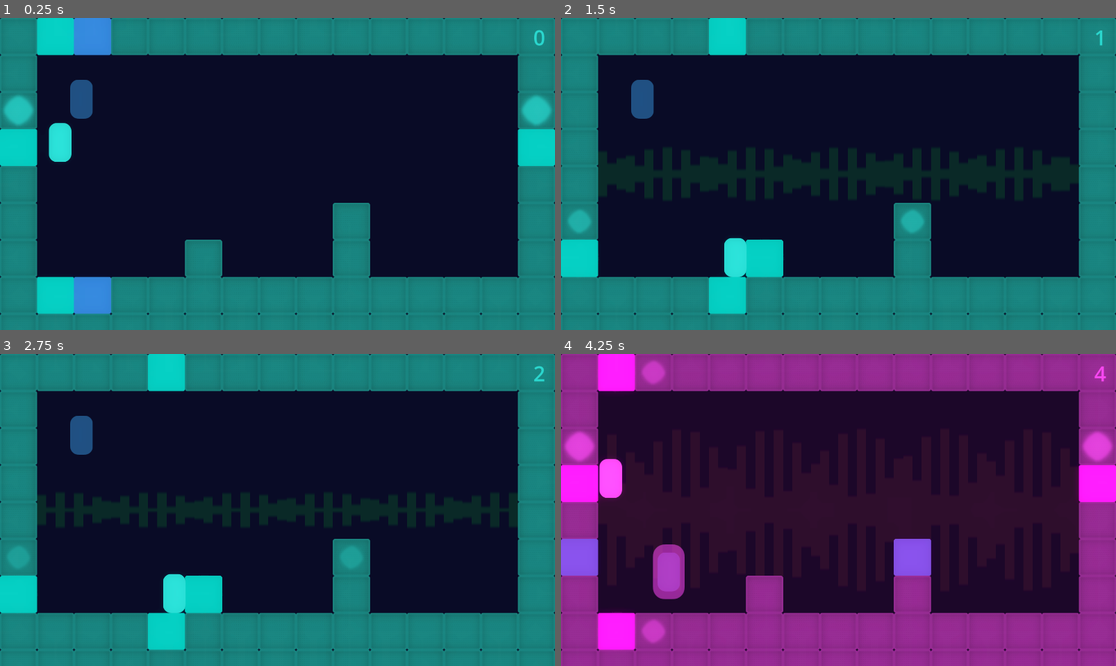
Above: before the commit, frames 1-4 (two rows, left to right).
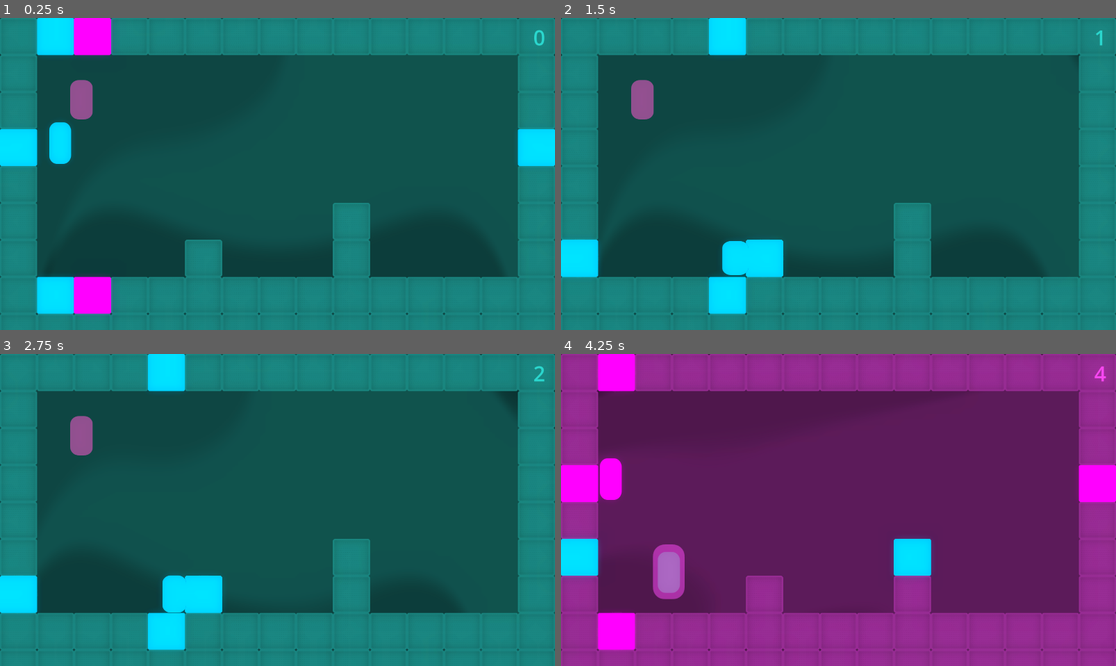
Above: after the commit, the same moments.

Repository: helenaruizs/loop-loop
Game: Godot game, scene res://scenes/main.tscn
Two runs of this game, one before a commit and one after it. Both use one fixed random seed, a clock stepped at 60 frames per second and the inputs below.
Inputs (mouse positions are in pixels of both pictures, inside the frame that each line leads up to):
- Up to frame 1 (0.25 s): no input
- Up to frame 2 (1.5 s): tap Enter at 0.5 s; move the mouse to (960, 158) at 0.52 s; hold D (move_right) 0.53-1.25 s; tap Space (jump) at 0.6, 0.77, 1.07 s; click (960, 158) at 0.67 s; drag from (727, 189) to (577, 36) at 1.27 s
- Up to frame 3 (2.75 s): move the mouse to (333, 441) at 2.02 s; hold D (move_right) from 2.03 s (still down); tap Delete at 2.1 s; tap Space (jump) at 2.3 s
- Up to frame 4 (4.25 s): release D (move_right) at 2.75 s; drag from (810, 572) to (1021, 631) at 2.77 s; move the mouse to (1005, 556) at 3.52 s; hold A (move_left) from 3.53 s (still down); tap 2 at 3.6 s; tap Space (jump) at 3.77, 3.8, 4.07 s

The runs differ from the first frame. In frame 1, 65% of the frame differs, in the area x 0-100%, y 0-96%; in frame 2, 63%; in frame 3, 63%; in frame 4, 65%.

Commit message:
the game is pretty neat!

Diff:
--- a/assets/materials/bg.gdshader
+++ b/assets/materials/bg.gdshader
@@ -1,39 +1,35 @@
 shader_type canvas_item;
 
-uniform int bar_count = 32;
-uniform float hype = 0.0; // Set from script, 0 (no bars) to 1 (max bars)
-uniform vec4 bar_color : source_color = vec4(0.8, 0.5, 1.0, 1.0);
-uniform vec4 bg_color : source_color = vec4(0.08, 0.04, 0.12, 1.0);
+// Background colors
+uniform vec4 color_a : source_color = vec4(1, 0.3, 0.7, 1);
+uniform vec4 color_b : source_color = vec4(0.3, 1, 0.8, 1);
+uniform vec4 color_c : source_color = vec4(0.2, 0.3, 1, 1);
+
+// Swirl controls
+uniform float swirl_intensity = 0.08;  // Default is subtle (try 0.02 - 0.12)
+uniform float swirl_speed = 0.2;       // Default slow, try 0.1 - 1.0
+uniform float swirl_direction = 0.0;   // In radians (0 = right, PI/2 = up)
 
 void fragment() {
-    vec2 uv = UV;
-    float center_y = 0.5;
+    vec2 center = vec2(0.5, 0.5);
+    vec2 dir_vec = vec2(cos(swirl_direction), sin(swirl_direction));
 
-    // Determine which bar this is (0 to bar_count-1)
-    float bar = floor(uv.x * float(bar_count));
-    float bar_center = (bar + 0.5) / float(bar_count);
+    // Swirl amount modulated by distance from center and time
+    float swirl = swirl_intensity;
+    float time = TIME * swirl_speed;
+    float swirl_val = swirl * sin(dot(UV - center, dir_vec) * 8.0 + time);
 
-    // Pseudo-random "energy" per bar, animated
-    float t = TIME * 0.8 + bar * 0.3;
-    float bar_energy = (sin(t * 1.7 + bar * 2.3) * 0.5 + 0.5); // 0..1
-    // Or use a hash for more randomness:
-    // float bar_energy = fract(sin(bar * 91.9 + TIME * 2.0) * 43758.5453);
+    // Polar swirl
+    float angle = atan(UV.y - center.y, UV.x - center.x) + swirl_val * length(UV - center);
+    float len = length(UV - center);
+    vec2 swirl_uv = center + len * vec2(cos(angle), sin(angle));
 
-    // Multiply by overall hype
-    float bar_height = hype * (0.18 + bar_energy * 0.82); // 0.18 min height for visual interest
+    // Animated background color
+    float t = time * 0.5;
+    float mask_a = smoothstep(0.3, 0.7, sin(t + swirl_uv.x * 4.0 + swirl_uv.y * 3.0));
+    float mask_b = smoothstep(0.3, 0.7, sin(t * 1.2 - swirl_uv.y * 5.0));
+    float mask_c = 1.0 - mask_a - mask_b;
+    vec4 base_color = color_a * mask_a + color_b * mask_b + color_c * mask_c;
 
-    // Mirrored: top and bottom from center_y
-    float dist_from_center = abs(uv.y - center_y);
-    float is_bar = step(dist_from_center, bar_height * 0.5); // half because it's mirrored
-
-    // Soft edge (fade out)
-    float edge = 0.012;
-    float fade = smoothstep(bar_height * 0.5, bar_height * 0.5 - edge, dist_from_center);
-
-    // Only draw bars at bar locations, fade between bars
-    float bar_mask = smoothstep(0.47, 0.5, 1.0 - abs(uv.x - bar_center) * float(bar_count)); // widen bars
-
-    vec4 color = mix(bg_color, bar_color, fade * bar_mask);
-
-    COLOR = color;
+    COLOR = base_color;
 }
--- a/assets/materials/bg_effect.tres
+++ b/assets/materials/bg_effect.tres
@@ -4,7 +4,9 @@
 
 [resource]
 shader = ExtResource("1_1qexp")
-shader_parameter/bar_count = 60
-shader_parameter/hype = 0.23500000000058208
-shader_parameter/bar_color = Color(0.14, 0.14, 0.14, 1)
-shader_parameter/bg_color = Color(0.08, 0.04, 0.12, 1)
+shader_parameter/color_a = Color(0.26, 0.26, 0.26, 1)
+shader_parameter/color_b = Color(0.22, 0.22, 0.22, 1)
+shader_parameter/color_c = Color(0.31, 0.31, 0.31, 1)
+shader_parameter/swirl_intensity = 2.0350000000034925
+shader_parameter/swirl_speed = 0.2
+shader_parameter/swirl_direction = 0.0
--- /dev/null
+++ b/assets/materials/color_effect.tres
@@ -0,0 +1,34 @@
+[gd_resource type="ShaderMaterial" load_steps=2 format=3 uid="uid://bvh3ihx70dtn6"]
+
+[sub_resource type="Shader" id="Shader_qqr4u"]
+code = "shader_type canvas_item;
+render_mode unshaded;
+uniform vec4 blink_color : source_color;
+uniform float blink_intensity = 0.0;
+uniform vec4 albedo_color : source_color = vec4(1.0, 1.0, 1.0, 1.0);
+
+void fragment() {
+    vec4 color = texture(TEXTURE, UV);
+
+    // Apply albedo tint (multiplicative)
+    color.rgb *= albedo_color.rgb;
+    color.a *= albedo_color.a;
+
+    // Mix with blink color, respecting alpha and intensity
+    color = mix(color, blink_color, blink_intensity * color.a);
+
+    COLOR = color;
+}
+
+//void light() {
+//	// Called for every pixel for every light affecting the CanvasItem.
+//	// Uncomment to replace the default light processing function with this one.
+//}
+"
+
+[resource]
+resource_local_to_scene = true
+shader = SubResource("Shader_qqr4u")
+shader_parameter/blink_color = Color(1, 1, 1, 1)
+shader_parameter/blink_intensity = 0.0
+shader_parameter/albedo_color = Color(0.63, 0.63, 0.63, 1)
--- a/characters/character.gd
+++ b/characters/character.gd
@@ -1,6 +1,12 @@
 class_name Character
 
 extends CharacterBody2D
+
+# Tweak these values for your look:
+const NORMAL_SCALE: Vector2 = Vector2(1, 1)
+const JUMP_STRETCH: Vector2 = Vector2(0.95, 1.1)  # Tall and thin
+const LAND_SQUASH: Vector2 = Vector2(1.24, 0.78)   # Short and wide
+const TWEEN_TIME: float = 0.08
 
 @onready var ray_down: RayCast2D = $RayDown
 @onready var ray_up: RayCast2D = $RayUp
@@ -19,6 +25,7 @@
 @export var jump_buffer_duration: float = 0.14
 @export var jump_power := -1100.0
 
+var hl_color: Color
 var character_color: Color
 # cache the rays and their last‐hit markers
 var last_hits: Dictionary[RayCast2D, Area2D]= {}
@@ -29,6 +36,8 @@
 var coyote_timer: float = 0.0
 var jump_buffer: float = 0.0
 var is_current := false
+
+var is_jumping := false
 
 var marker_active_rays: Dictionary = {} # marker : count of rays touching
 
@@ -65,23 +74,17 @@
 			var parent: = current_marker.get_parent()
 			marker_active_rays[current_marker] = marker_active_rays.get(current_marker, 0) + 1
 			if marker_active_rays[current_marker] == 1:
-				parent.on_marker_enter(character_color)
+				parent.on_marker_enter(self)
 			last_hits[ray] = current_marker
-		#var prev := last_hits[ray]
-		#var curr: Area2D = null
-		#if ray.is_colliding():
-			#curr = ray.get_collider() as Area2D
-#
-		## Exited?
-		#if prev and prev != curr and prev.get_parent().has_method("on_marker_exit"):
-			#prev.get_parent().on_marker_exit()
-#
-		## Entered?
-		#if curr and curr != prev and curr.get_parent().has_method("on_marker_enter"):
-			#curr.get_parent().on_marker_enter()
-#
-		## Store for next frame
-		#last_hits[ray] = curr
+
+
+
+func _tween_scale(target: Vector2) -> void:
+	sprite.scale = sprite.scale.lerp(target, 0.65)  # Immediate, or use Tween for smoother
+
+	# Or for smoothness (Tween v4+ style)
+	# var tw = create_tween()
+	# tw.tween_property(visual, "scale", target, TWEEN_TIME).set_trans(Tween.TRANS_SINE).set_ease(Tween.EASE_OUT)
 
 func char_physics_process(delta: float) -> void:
 	# Add the gravity.
@@ -113,6 +116,16 @@
 	if velocity.y < 0.0 and Input.is_action_just_released("jump"):
 		velocity.y *= 0.45  # adjust multiplier for more/less cut
 
+		# Detect jump start (leaving the floor)
+	if not is_on_floor() and !is_jumping:
+		is_jumping = true
+		_tween_scale(JUMP_STRETCH)
+# Detect landing (touching the floor after falling)
+	elif is_on_floor() and is_jumping:
+		is_jumping = false
+		_tween_scale(LAND_SQUASH)
+		await get_tree().create_timer(TWEEN_TIME).timeout
+		_tween_scale(NORMAL_SCALE)
 	# Get the input direction and handle the movement/deceleration.
 	# As good practice, you should replace UI actions with custom gameplay actions.
 	# — HORIZONTAL INPUT & SMOOTH MOVE —
@@ -133,5 +146,6 @@
 func set_shader_intensity(intensity: float) -> void:
 	sprite.material.set_shader_parameter("blink_intensity", intensity)
 
-func set_shader_albedo(color: Color) -> void:
-	sprite.material.set_shader_parameter("albedo_color", color)
+func set_shader_colors(albedo: Color, hl: Color) -> void:
+	sprite.material.set_shader_parameter("albedo_color", albedo)
+	sprite.material.set_shader_parameter("blink_color", hl)
--- a/characters/character.tscn
+++ b/characters/character.tscn
@@ -1,7 +1,8 @@
-[gd_scene load_steps=13 format=3 uid="uid://b8ml3toppckaw"]
+[gd_scene load_steps=12 format=3 uid="uid://b8ml3toppckaw"]
 
 [ext_resource type="Texture2D" uid="uid://hwemwogt4u0n" path="res://assets/characters/character_01.png" id="1_54qew"]
 [ext_resource type="Script" uid="uid://kps3tqps72sn" path="res://characters/character.gd" id="1_qqr4u"]
+[ext_resource type="Material" uid="uid://bvh3ihx70dtn6" path="res://assets/materials/color_effect.tres" id="2_mdkfl"]
 [ext_resource type="Texture2D" uid="uid://b8qv15rnaf08b" path="res://assets/characters/character_blink.png" id="3_3fwhk"]
 
 [sub_resource type="Animation" id="Animation_qqr4u"]
@@ -93,39 +94,6 @@
 radius = 37.0
 height = 124.0
 
-[sub_resource type="Shader" id="Shader_qqr4u"]
-code = "shader_type canvas_item;
-
-uniform vec4 blink_color : source_color;
-uniform float blink_intensity = 0.0;
-uniform vec4 albedo_color : source_color = vec4(1.0, 1.0, 1.0, 1.0);
-
-void fragment() {
-    vec4 color = texture(TEXTURE, UV);
-
-    // Apply albedo tint (multiplicative)
-    color.rgb *= albedo_color.rgb;
-    color.a *= albedo_color.a;
-
-    // Mix with blink color, respecting alpha and intensity
-    color = mix(color, blink_color, blink_intensity * color.a);
-
-    COLOR = color;
-}
-
-//void light() {
-//	// Called for every pixel for every light affecting the CanvasItem.
-//	// Uncomment to replace the default light processing function with this one.
-//}
-"
-
-[sub_resource type="ShaderMaterial" id="ShaderMaterial_qqr4u"]
-resource_local_to_scene = true
-shader = SubResource("Shader_qqr4u")
-shader_parameter/blink_color = Color(1, 1, 1, 1)
-shader_parameter/blink_intensity = 0.0
-shader_parameter/albedo_color = Color(0.32544088, 0.3254409, 0.32544088, 1)
-
 [sub_resource type="SpriteFrames" id="SpriteFrames_3fwhk"]
 animations = [{
 "frames": [{
@@ -159,8 +127,8 @@
 shape = SubResource("CapsuleShape2D_qqr4u")
 
 [node name="AnimatedSprite2D" type="AnimatedSprite2D" parent="."]
-material = SubResource("ShaderMaterial_qqr4u")
-position = Vector2(0, -68)
+material = ExtResource("2_mdkfl")
+position = Vector2(0, -66)
 sprite_frames = SubResource("SpriteFrames_3fwhk")
 animation = &"idle"
 
--- a/maps/tilemarker.gd
+++ b/maps/tilemarker.gd
@@ -7,22 +7,33 @@
 @onready var sprite: AnimatedSprite2D = $Sprite2D
 @onready var animation_player: AnimationPlayer = $AnimationPlayer
 
+
 # Called when the node enters the scene tree for the first time.
 func _ready() -> void:
 	sprite.visible = false
+	overlay.visible = false
 
 
-func on_marker_enter(_color: Color) -> void:
-	set_overlay_color(_color)
+func on_marker_enter(character: Character) -> void:
+	set_shader_colors(character.character_color, character.hl_color)
+	set_shader_intensity(1.0)
 	overlay.visible = true
 	animation_player.play("step_on")
 	sprite.visible = true
 
 
 func on_marker_exit() -> void:
-	animation_player.play("step_off")
+	set_shader_intensity(0.0)
+	#animation_player.play("step_off")
 	overlay.visible = false
 	sprite.visible = false
 
 func set_overlay_color(_color: Color) -> void:
 	overlay.modulate = _color
+
+func set_shader_intensity(intensity: float) -> void:
+	overlay.material.set_shader_parameter("blink_intensity", intensity)
+
+func set_shader_colors(albedo: Color, hl: Color) -> void:
+	overlay.material.set_shader_parameter("albedo_color", albedo)
+	overlay.material.set_shader_parameter("blink_color", hl)
--- a/maps/tilemarker.tscn
+++ b/maps/tilemarker.tscn
@@ -6,6 +6,7 @@
 [ext_resource type="Texture2D" uid="uid://bw0pu6ddedvyg" path="res://assets/tiles/anim/tile_on_02.png" id="3_qovx2"]
 [ext_resource type="Texture2D" uid="uid://cgjackerxcayh" path="res://assets/tiles/anim/tile_on_03.png" id="4_f1pfl"]
 [ext_resource type="Texture2D" uid="uid://dqcf06o5otvh3" path="res://assets/tiles/tile_overlay.png" id="6_ovnrr"]
+[ext_resource type="Material" uid="uid://bvh3ihx70dtn6" path="res://assets/materials/color_effect.tres" id="6_y2ck0"]
 
 [sub_resource type="Animation" id="Animation_f1pfl"]
 length = 0.001
@@ -181,7 +182,7 @@
 shape = SubResource("RectangleShape2D_psau8")
 
 [node name="Overlay" type="Sprite2D" parent="."]
-visible = false
+material = ExtResource("6_y2ck0")
 position = Vector2(64, -64)
 texture = ExtResource("6_ovnrr")
 
--- a/scenes/bg_effect.gd
+++ b/scenes/bg_effect.gd
@@ -2,20 +2,18 @@
 
 @export var shader_material: ShaderMaterial
 
-var hype:= 0.0
+var direction:= 0.0
 
-func _ready() -> void:
-	shader_material.set_shader_parameter("hype", 0.0)
+#func _ready() -> void:
+	#shader_material.set_shader_parameter("swirl_direction", 0.0)
+#
+#func _process(delta: float) -> void:
+	#direction = lerp(direction, 0.0, delta * 1.5)
+	#shader_material.set_shader_parameter("swirl_direction", clamp(direction, 0.0, 0.1))
 
-func _process(delta: float) -> void:
-	hype = lerp(hype, 0.0, delta * 1.5)
-	shader_material.set_shader_parameter("hype", clamp(hype, 0.0, 1.0))
-
-func update_bg_fx(_hype: float) -> void:
-	# Decay hype over time (feel free to adjust speed)
-	print("trying to update")
-	shader_material.set_shader_parameter("hype",_hype)
-	hype = _hype
+func update_bg_fx(value: float) -> void:
+	direction += value
+	shader_material.set_shader_parameter("swirl_direction", direction)
 
 #func _unhandled_input(event: InputEvent) -> void:
 	#if event.is_pressed():
--- a/scenes/main.gd
+++ b/scenes/main.gd
@@ -18,6 +18,13 @@
 	Globals.color_04,
 ]
 
+var hl_colors: Array[Color] = [
+	Globals.hl_color_01,
+	Globals.hl_color_02,
+	Globals.hl_color_03,
+	Globals.hl_color_04,
+]
+
 var current_char: Character
 var current_color: Color
 var current_index:= 0
@@ -32,7 +39,8 @@
 		push_error("Characters array is empty")
 	for char: Character in characters:
 		char.character_color = colors[characters.find(char)]
-		char.set_shader_albedo(char.character_color)
+		char.hl_color = hl_colors[characters.find(char)]
+		char.set_shader_colors(char.character_color, char.hl_color)
 	current_char = characters[0]
 	current_color = colors[0]
 	current_char.set_shader_intensity(1.0)
@@ -50,7 +58,7 @@
 	current_time += 1
 	if current_time != max_time:
 		fx_click.play()
-		ui.bg.update_bg_fx(0.4)
+		#ui.bg.update_bg_fx(0.4)
 	ui.update_timer_counter(current_time)
 	if current_time == max_time:
 		new_turn()
@@ -60,7 +68,7 @@
 
 	fx_click_2.play()
 
-	ui.bg.update_bg_fx(0.8)
+	ui.bg.update_bg_fx(1.0)
 
 	current_char.tween_shader(1.0, 0.0)
 	current_char.animation_player.play("blink")
--- a/scripts/globals.gd
+++ b/scripts/globals.gd
@@ -4,6 +4,12 @@
 @export var color_02: Color
 @export var color_03: Color
 @export var color_04: Color
+
+
+@export var hl_color_01: Color
+@export var hl_color_02: Color
+@export var hl_color_03: Color
+@export var hl_color_04: Color
 
 # Called when the node enters the scene tree for the first time.
 func _ready() -> void:
--- a/scripts/globals.tscn
+++ b/scripts/globals.tscn
@@ -8,3 +8,5 @@
 color_02 = Color(1, 0.62352943, 0.9843137, 1)
 color_03 = Color(0.70196074, 0.5294118, 0, 1)
 color_04 = Color(0, 0.7294118, 0.3176471, 1)
+hl_color_01 = Color(0, 0.7833333, 1, 1)
+hl_color_02 = Color(0.9984738, 0.000841133, 0.9981943, 1)
Not shown: 1 places in maps/tilemarker.tscn that only renumber resources
